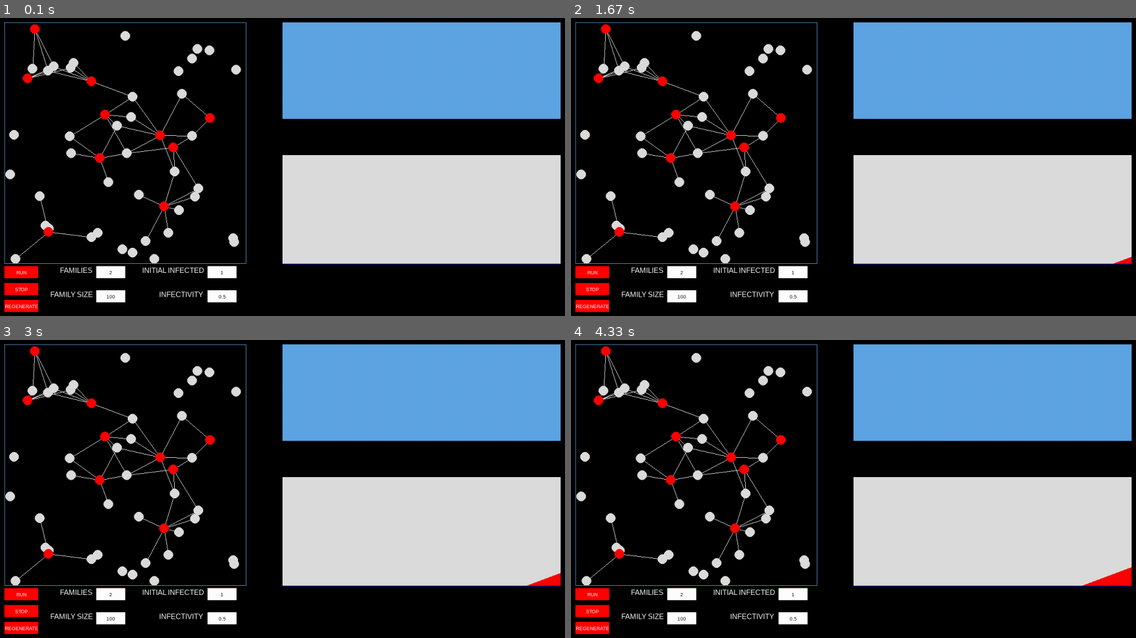
Above: before the commit, frames 1-4 (two rows, left to right).
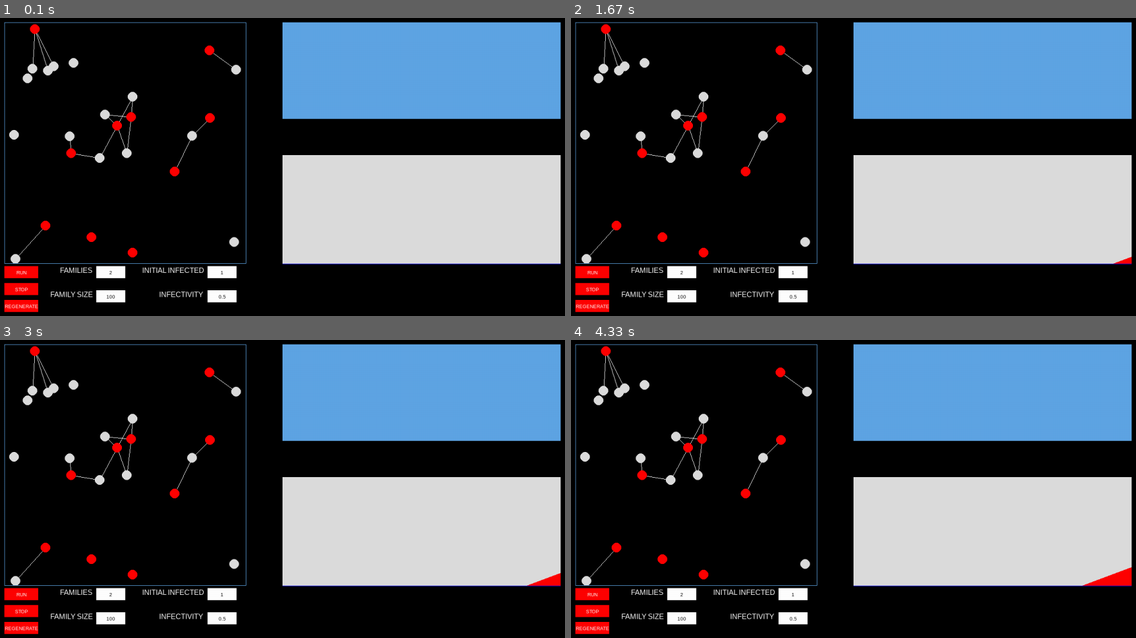
Above: after the commit, the same moments.

Repository: linyirun/EpidemicSimulator
Game: pygame game, started from main.py
Two runs of this game, one before a commit and one after it. Both use one fixed random seed, a clock stepped at 60 frames per second and the inputs below.
Inputs (mouse positions are in pixels of both pictures, inside the frame that each line leads up to):
- Up to frame 1 (0.1 s): no input
- Up to frame 2 (1.67 s): click "RUN" at 0.4 s; click (859, 184) at 0.73 s; click "1" at 1.07 s; click (1068, 274) at 1.4 s
- Up to frame 3 (3 s): click "100" at 2.23 s; click (265, 435) at 2.57 s
- Up to frame 4 (4.33 s): click "2" at 3.4 s; click (1034, 480) at 3.73 s

The runs differ from the first frame. In frame 1, 2.3% of the frame differs, in the area x 0-43%, y 4-83%; in frame 2, 2.3%; in frame 3, 2.3%; in frame 4, 2.3%.

Commit message:
changed some family edges stuff

Diff:
--- a/graph.py
+++ b/graph.py
@@ -1,5 +1,5 @@
 from __future__ import annotations
-from person import Person, INFECTED, SUSCEPTIBLE, RECOVERED
+from person_edge import Person, INFECTED, SUSCEPTIBLE, RECOVERED, Edge
 import random
 
 class Graph:
@@ -16,11 +16,11 @@
         self.edges = set()
 
     def build_family_edge(self, person1: Person, person2: Person) -> None:
-        person1.family.add(person2)
-        person2.family.add(person1)
+        edge = Edge(person1, person2)
+        person1.family[person2.id] = edge
+        person2.family[person1.id] = edge
 
     def update_edge(self, current_frame, recover_period: int, close_contact_distance: int):
-        print(len(self.infected))
         for patient in self.infected:
             patient.close_contact = {}
             if current_frame - patient.infection_frame > recover_period:
--- a/main.py
+++ b/main.py
@@ -304,7 +304,7 @@
     temp_population = 600
     # TODO: Implement this using the what the user inputs
     stacked_graph = StackedAreaGraph(temp_population)
-    simulation = sim(5, 10, 5, 100, 10)
+    simulation = sim(25, 1, 5, 100, 10)
     simulation.frame()
     main_graph = simulation.simu_graph
 
@@ -367,21 +367,17 @@
             b.update()
 
         # update main graph edges
-        for i in main_graph.susceptible:
-            for p in i.close_contact:
-                x = main_graph.id_to_person[p].location[0]
-                y = main_graph.id_to_person[p].location[1]
-                draw_edge((i.location[0] + 25, i.location[1] + 25), (x + 25, y + 25), WHITE)
         for j in main_graph.infected:
             for m in j.close_contact:
                 x = main_graph.id_to_person[m].location[0]
                 y = main_graph.id_to_person[m].location[1]
                 draw_edge((j.location[0] + 25, j.location[1] + 25), (x + 25, y + 25), WHITE)
-        for k in main_graph.susceptible:
-            for n in k.close_contact:
-                x = main_graph.id_to_person[n].location[0]
-                y = main_graph.id_to_person[n].location[1]
-                draw_edge((k.location[0] + 25, k.location[1] + 25), (x + 25, y + 25), WHITE)
+        for k in main_graph.id_to_person.values():
+            for n in main_graph.id_to_person.values():
+                if k.family_id == n.family_id:
+                    x = n.location[0]
+                    y = n.location[1]
+                    draw_edge((k.location[0] + 25, k.location[1] + 25), (x + 25, y + 25), WHITE)
         # Update the main graph nodes
         for i in main_graph.susceptible:
             x = i.location[0]
--- a/person.py
+++ b/person_edge.py
@@ -21,7 +21,7 @@
     def __init__(self, x: int, y: int, speed: float, family_id: int, id: int):
         """Status: 0 for susceptable, 1 for infected and 2 for recovered."""
         self.state = SUSCEPTIBLE
-        self.family = set()
+        self.family = {}
         self.family_id = family_id
         self.location = [x, y]
         self.speed = speed
--- a/simulation.py
+++ b/simulation.py
@@ -1,7 +1,7 @@
 from __future__ import annotations
 import random
 from graph import Graph
-from person import Person, INFECTED, SUSCEPTIBLE, RECOVERED
+from person_edge import Person, INFECTED, SUSCEPTIBLE, RECOVERED
 import timeit
 
 NODE_RADIUS = 10
